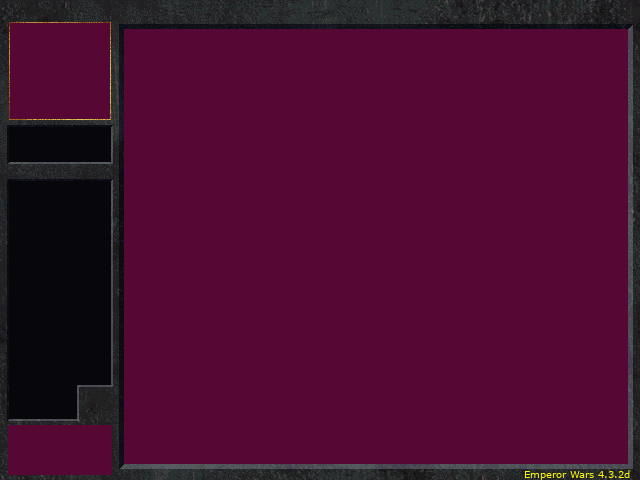
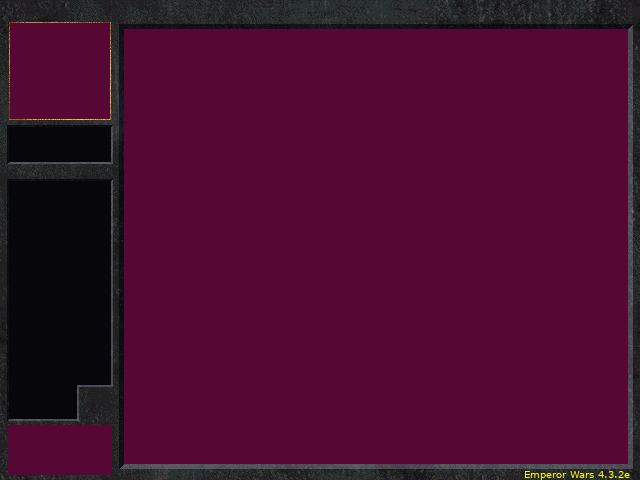
Before/after of a 640 × 480 layered artwork. What changed in the layer stack:
renamed "Emperor Wars 4.3.2d" to "Emperor Wars 4.3.2e", painted on it over [624,470,630,478]
